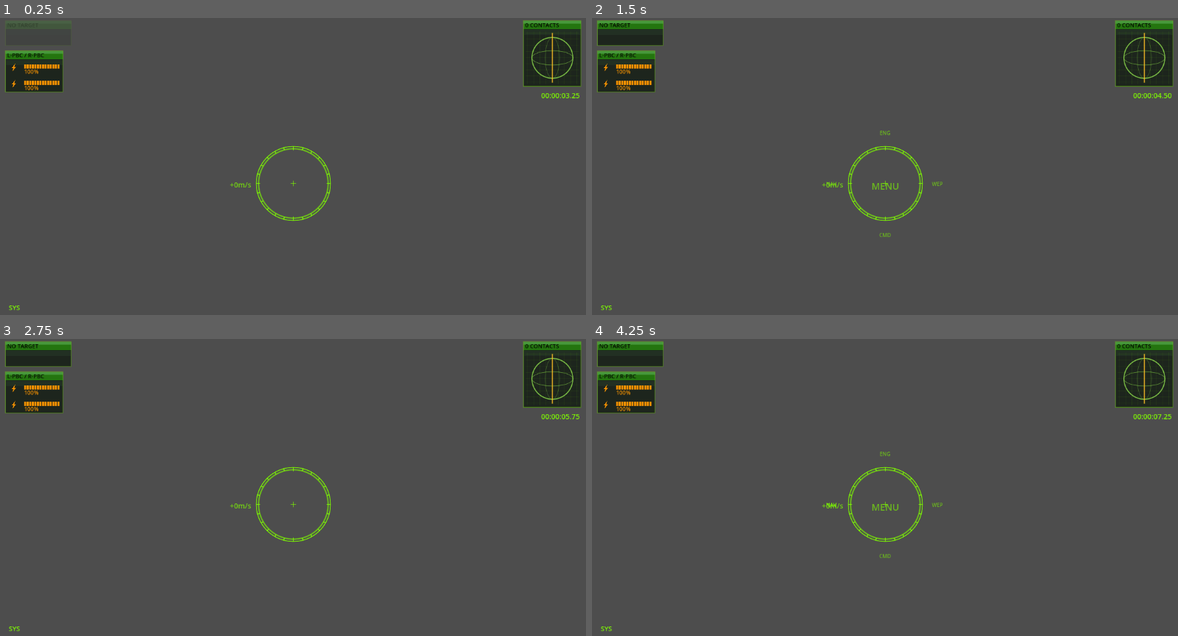
Above: before the commit, frames 1-4 (two rows, left to right).
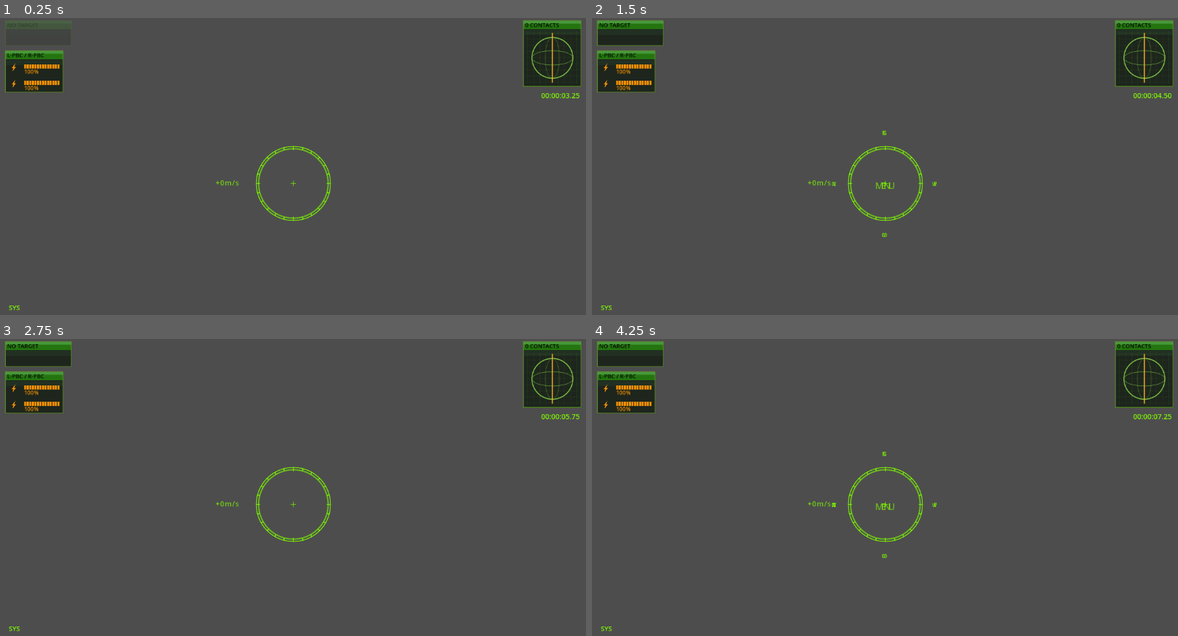
Above: after the commit, the same moments.

Repository: jleclanche/iw2-remaster
Game: Godot game, scene res://scenes/main.tscn
The game is run twice, just before and just after one commit, with the same random seed, the same clock (stepped at 60 frames per second) and the same inputs.
Inputs (mouse positions are in pixels of both pictures, inside the frame that each line leads up to):
- Up to frame 1 (0.25 s): no input
- Up to frame 2 (1.5 s): tap Enter at 0.5 s; move the mouse to (1013, 166) at 0.52 s; hold Right 0.53-1.25 s; hold Enter 0.53-1.25 s; click (1013, 166) at 0.67 s; tap Space at 0.77, 1.07, 1.25 s; drag from (767, 199) to (855, 249) at 1.27 s
- Up to frame 3 (2.75 s): tap Enter at 2 s; move the mouse to (351, 431) at 2.02 s; hold Right from 2.03 s (still down); tap Backspace at 2.1 s
- Up to frame 4 (4.25 s): release Right at 2.75 s; tap Space at 2.75, 3.77, 4.07 s; drag from (855, 570) to (709, 454) at 2.77 s; tap Enter at 3.5 s; move the mouse to (1060, 552) at 3.52 s; hold Left from 3.53 s (still down); tap M at 3.6 s

The runs differ from the first frame. In frame 1, less than 0.1% of the frame differs, in the area x 36-43%, y 54-58%; in frame 2, 0.2%; in frame 3, less than 0.1%; in frame 4, 0.2%, in the area x 36-60%, y 37-74%.
Error in both runs: Unable to iterate on object of type 'Nil'. (res://scripts/pog/natives/world.gd:265)

Commit message:
The HUD's letter spacing was a table field everyone had written off as dead
Third pass at "the fonts look wrong", and this time it is the fonts. My own
hypothesis was wrong and the evidence says so: fonts.py's `advance = lx1` is
almost a no-op, because lx0 is 0 for nearly every glyph. OCR-B is monospaced;
xadvance=15 on every glyph was correct, not a symptom.

The real cause: the HUD font table's 5th field IS the letter spacing.
FUN_100e8220 measures 'M', adds that field to build the row's char_width, and
stores it STRAIGHT INTO FcFont::m_additional_kern -- an inlined store. It never
calls the exported SetAdditionalFontKern, so grepping for the setter finds
nothing, which is exactly why two earlier passes concluded the field was dead
and left it at 0. The values are +1 / -6 / -5.

So OCR-B 10pt's cell is 9 px, not 15: the arrow menu was 66% TOO WIDE. The
game's own bezel sprites are authored for the 9 px cell -- NAV/ENG/WEP/CMD
now sit inside their pills instead of spilling out of them, which is
independent confirmation from the art.

The spacing lives on the three FcFont INSTANCES in that table, so it applies
to HUD text and nothing else -- baking it into the .fnt would have wrongly
narrowed the contacts list and the starmap labels, which draw the same faces
at spacing 0. Verified against Jerome's own screenshot of the original: our
contacts rows still measure pixel-identical word extents.

fonts.py also had three genuine metric errors: every glyph a pixel fat (the
ink rect is EXCLUSIVE), and lineHeight/base both wrong (FHDR's 4th int is the
ASCENT, not the line height). Font 0 turns out to be a fixed-cell face that
never goes through FcFont::DrawText at all.

mechcheck 29/29, campcheck PASS, all five menu screens re-checked for
overflow.

Co-Authored-By: Claude Fable 5 <noreply@anthropic.com>

Diff:
--- a/game/scripts/hud.gd
+++ b/game/scripts/hud.gd
@@ -169,6 +169,8 @@
 		menu_size = (_font_menu as FontFile).fixed_size
 	if _font_head is FontFile and (_font_head as FontFile).fixed_size > 0:
 		head_size = (_font_head as FontFile).fixed_size
+	_hud_faces = [_spaced(_font_num, HUD_KERN[0]), _spaced(_font_menu, HUD_KERN[1]),
+			_spaced(_font_head, HUD_KERN[2])]
 	target_view = TargetView.new()
 	target_view.main = main
 	add_child(target_view)
@@ -1547,12 +1549,56 @@
 #          (DrawText adds FcFont+0x24, 0x100606f6).
 const TEXT_ALPHA := [0.6, 1.0, 0.75]
 
+# --- the HUD's letter spacing ------------------------------------------------
+# The 5th field of each font-table entry (0x10162c60 +0x10: +1, -6, -5) is the
+# face's LETTER SPACING, and the HUD's loader stamps it straight into
+# FcFont::m_additional_kern (FcFont +0x34) -- iwar2.dll FUN_100e8220:
+#
+#   100e8271  call GetGlyph(font, 'M')
+#   100e827c  sub  edx, edi              ; M.lx1 - M.lx0
+#   100e8290  fadd dword ptr [esi+0xc]   ; + the entry's spacing
+#   100e8293  fstp dword ptr [esi+4]     ; -> entry.char_width  (font 0's cell)
+#   100e82a9  fld  dword ptr [esi+0xc]
+#   100e82ac  call ftol
+#   100e82b4  mov  dword ptr [edi+0x34], eax   ; font.m_additional_kern
+#
+# FcFont::Kern (flux.dll 0x100828e0) then returns exactly m_additional_kern for
+# every pair of every HUD face: the 236 kerning pairs the FcFont ctor registers
+# (0x100800b0) ALL pass italic=true, so they land in the italic table, which no
+# HUD face reads -- the non-italic table is never populated by any DLL. So the
+# pen simply steps (lx1 - lx0) + spacing per glyph. OCR-B 10pt's 15px cell
+# becomes 9px: the arrow menu's labels are two thirds the width we drew them.
+#
+# This lives on the three FcFont *instances* in the HUD's table, not in the
+# .frf, so it applies to HUD text (FUN_100eb270) and nothing else -- the MFD
+# panels, the contacts list and the stellar-map labels draw the same faces with
+# spacing 0. (Ground truth: in the original, the map's star labels measure a
+# 5px cell for ocrb_8pt -- its raw cell -- not the 6px cell the HUD uses.)
+const HUD_KERN := [1, -6, -5]
+
+# Faces for the HUD path: the same bitmaps, spaced. Drawing only -- _glyph()
+# stays on the raw faces so the metrics below can follow the engine exactly.
+var _hud_faces: Array[Font] = []
+
+static func _spaced(f: Font, kern: int) -> Font:
+	if f == null or kern == 0:
+		return f
+	var fv := FontVariation.new()
+	fv.base_font = f
+	fv.set_spacing(TextServer.SPACING_GLYPH, kern)
+	return fv
+
 func _hud_font(idx: int) -> Font:
 	if idx == 1:
 		return _font_menu
 	if idx == 2:
 		return _font_head
 	return _font_num
+
+func _hud_draw_font(idx: int) -> Font:
+	if _hud_faces.size() == 3:
+		return _hud_faces[clampi(idx, 0, 2)]
+	return _hud_font(idx)
 
 func _hud_font_size(idx: int) -> int:
 	if idx == 1:
@@ -1589,30 +1635,47 @@
 	return rec
 
 func _text_metrics(fi: int, text: String) -> Vector3:
-	# FcFont::GetTextSize @ flux.dll 0x100827a0. The pen steps by the glyph's
-	# LOGICAL width (lx1 - lx0) plus Kern(c, next) -- and Kern is 0 for every
-	# pair in every font the HUD uses: flux registers its 236 kerning pairs into
-	# the ITALIC table only (FcFont ctor @ 0x100800b0, every call pushes 1), the
-	# HUD's fonts are not italic, and nothing in iwar2 calls
-	# SetAdditionalFontKern. So the advance IS the metric and our BMFonts match.
-	# The reported WIDTH then trims the first glyph's left bearing (0x10082803)
-	# and the last glyph's right bearing (0x1008286f), and the HEIGHT is the INK
-	# height of THIS string (max -ink_y0 + max ink_y1, 0x10082883) -- not the
-	# font's line box. Returns (width, ink height, first left bearing).
+	# The HUD measures through FUN_100ebd70 @ 0x100ebd70, which forks on the font:
+	#
+	# Font 0 never looks at a glyph. It is a fixed-cell face: width is simply
+	# len * the table's char_width (0x100ebd7e) and height is the table's line
+	# height (0x100ebd8d) -- char_width being 'M's logical width plus the face's
+	# spacing (0x100e8290), line height being ascent + descent (0x100e8296).
+	# No bearing trim, because the font-0 blitter (0x100eb689) walks a fixed cell.
+	#
+	# Fonts 1 and 2 go to FcFont::GetTextSize @ flux.dll 0x100827a0: the pen steps
+	# the glyph's LOGICAL width (lx1 - lx0, 0x100827e5) plus Kern(c, next), which
+	# for a HUD face is its spacing (see HUD_KERN) -- and the last glyph's "next"
+	# is the NUL terminator, for which Kern returns 0 (0x100828e4). The reported
+	# WIDTH then trims the first glyph's left bearing (0x10082803) and the last
+	# glyph's right bearing (0x1008286f), and the HEIGHT is the INK height of THIS
+	# string (max -ink_y0 + max ink_y1, 0x10082883), not the font's line box.
+	#
+	# Returns (width, height, first left bearing).
 	if text.is_empty():
 		return Vector3.ZERO
+	var kern: int = HUD_KERN[clampi(fi, 0, 2)]
+	if fi == 0:
+		var f0: Font = _hud_font(0)
+		var cell: float = float(_glyph(0, 77)[0]) + float(kern)  # 'M'
+		var h0: float = 0.0
+		if f0 != null:
+			h0 = f0.get_height(_hud_font_size(0))
+		return Vector3(float(text.length()) * cell, h0, 0.0)
 	var w := 0.0
 	var asc := 0.0
 	var desc := 0.0
 	for i in text.length():
 		var g: Array = _glyph(fi, text.unicode_at(i))
 		w += float(g[0])
+		if i < text.length() - 1:
+			w += float(kern)
 		asc = maxf(asc, -float(g[3]))
-		desc = maxf(desc, float(g[3]) + float(g[4]) - 1.0)
+		desc = maxf(desc, float(g[3]) + float(g[4]))
 	var first: Array = _glyph(fi, text.unicode_at(0))
 	var last: Array = _glyph(fi, text.unicode_at(text.length() - 1))
 	w -= float(first[1])
-	w -= float(last[0]) - (float(last[1]) + float(last[2]) - 1.0)
+	w -= float(last[0]) - (float(last[1]) + float(last[2]))
 	return Vector3(w, asc + desc, float(first[1]))
 
 func _text_w(fi: int, text: String) -> float:
@@ -1620,7 +1683,9 @@
 
 func _hud_text(fi: int, style: int, p: Vector2, text: String, halign: int,
 		valign: int, rgb: Color) -> void:
-	var f: Font = _hud_font(fi)
+	# The face carries the HUD's letter spacing (HUD_KERN), so Godot's own pen
+	# reproduces the engine's: (lx1 - lx0) + spacing per glyph.
+	var f: Font = _hud_draw_font(fi)
 	if f == null or text == "":
 		return
 	var m: Vector3 = _text_metrics(fi, text)
@@ -1634,9 +1699,11 @@
 		y -= m.y
 	elif valign == 2:
 		y -= m.y * 0.5 + 1.0
-	# DrawText backs the pen up by the first glyph's left bearing so the ink
-	# starts flush on x (0x1006074d); Godot applies that bearing itself, so it
-	# has to come back out here.
+	# For fonts 1 and 2, DrawText backs the pen up by the first glyph's left
+	# bearing so the ink starts flush on x (0x1006074d); Godot applies that
+	# bearing itself, so it has to come back out here. Font 0's blitter does not
+	# back up -- it drops each glyph at pen + ink_x0 on a fixed cell (0x100eb59d)
+	# -- and _text_metrics reports no bearing for it, so this is a no-op there.
 	x -= m.z
 	var a: float = TEXT_ALPHA[clampi(style, 0, 2)] * _ea
 	var size: int = _hud_font_size(fi)
Not shown, changed: docs/formats.md
Not shown, changed: docs/hud.md
Not shown, changed: docs/original.md
Not shown, changed: tools/iw2/fonts.py
